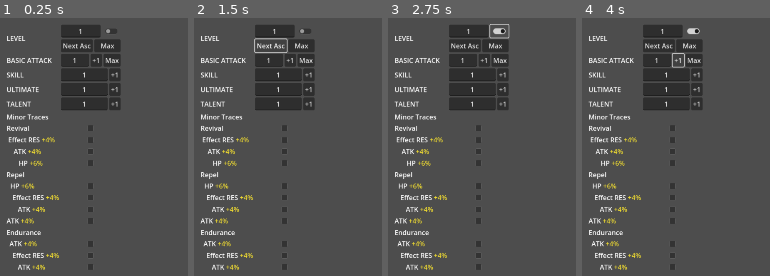
Above: before the commit, frames 1-4 (left to right).
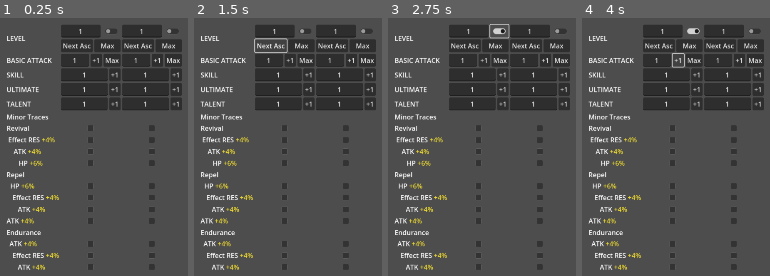
Above: after the commit, the same moments.

Repository: Rydahhhhhh/HoyoPlanner
Game: Godot game, scene res://Scenes/Character Planner Menu/character_planner_menu.tscn
Same seed, same stepped clock (60 frames per second), same inputs: the game is played once before the commit and once after it.
Inputs (mouse positions are in pixels of both pictures, inside the frame that each line leads up to):
- Up to frame 1 (0.25 s): no input
- Up to frame 2 (1.5 s): click "Next Asc" at 0.5 s; click "Next Asc" at 1.25 s
- Up to frame 3 (2.75 s): click (498, 30) at 2.02 s
- Up to frame 4 (4 s): click "Max" at 2.75 s; click "+1" at 3.5 s

The runs differ from the first frame. In frame 1, 8.7% of the frame differs, in the area x 64-97%, y 2-98%; in frame 2, 8.7%; in frame 3, 8.7%; in frame 4, 8.7%.

Commit message:
Validated int inputs

Diff:
--- a/Scenes/Character Planner Menu/Input Column.tscn
+++ b/Scenes/Character Planner Menu/Input Column.tscn
@@ -1,7 +1,6 @@
-[gd_scene load_steps=3 format=3 uid="uid://by4fblho7gyhf"]
+[gd_scene load_steps=2 format=3 uid="uid://by4fblho7gyhf"]
 
 [ext_resource type="Script" path="res://Scenes/Character Planner Menu/input_column.gd" id="1_qrb1m"]
-[ext_resource type="Script" path="res://Scenes/Character Planner Menu/level_select_input.gd" id="2_ye2nh"]
 
 [node name="Input Column" type="VBoxContainer"]
 script = ExtResource("1_qrb1m")
@@ -16,12 +15,17 @@
 [node name="LevelSelectRow1" type="HBoxContainer" parent="LevelSelect Container lv"]
 layout_mode = 2
 
-[node name="LevelSelectInput" type="LineEdit" parent="LevelSelect Container lv/LevelSelectRow1"]
-layout_mode = 2
-size_flags_horizontal = 3
-text = "1"
-alignment = 1
-script = ExtResource("2_ye2nh")
+[node name="Input Character Lv" type="LineEdit" parent="LevelSelect Container lv/LevelSelectRow1"]
+unique_name_in_owner = true
+layout_direction = 2
+layout_mode = 2
+size_flags_horizontal = 3
+text = "1"
+alignment = 1
+expand_to_text_length = true
+context_menu_enabled = false
+virtual_keyboard_type = 2
+select_all_on_focus = true
 
 [node name="LevelSelectAscCheckBtn" type="CheckButton" parent="LevelSelect Container lv/LevelSelectRow1"]
 layout_mode = 2
@@ -48,11 +52,13 @@
 [node name="VBoxContainer" type="HBoxContainer" parent="LevelSelect Container batk"]
 layout_mode = 2
 
-[node name="LineEdit" type="LineEdit" parent="LevelSelect Container batk/VBoxContainer"]
-layout_mode = 2
-size_flags_horizontal = 3
-text = "1"
-alignment = 1
+[node name="Input BAtk Lv" type="LineEdit" parent="LevelSelect Container batk/VBoxContainer"]
+unique_name_in_owner = true
+layout_mode = 2
+size_flags_horizontal = 3
+text = "1"
+alignment = 1
+max_length = 1
 
 [node name="CheckButton" type="Button" parent="LevelSelect Container batk/VBoxContainer"]
 layout_mode = 2
@@ -72,11 +78,13 @@
 [node name="VBoxContainer" type="HBoxContainer" parent="LevelSelect Container skill"]
 layout_mode = 2
 
-[node name="LineEdit" type="LineEdit" parent="LevelSelect Container skill/VBoxContainer"]
-layout_mode = 2
-size_flags_horizontal = 3
-text = "1"
-alignment = 1
+[node name="Input Skill Lv" type="LineEdit" parent="LevelSelect Container skill/VBoxContainer"]
+unique_name_in_owner = true
+layout_mode = 2
+size_flags_horizontal = 3
+text = "1"
+alignment = 1
+max_length = 2
 
 [node name="CheckButton" type="Button" parent="LevelSelect Container skill/VBoxContainer"]
 layout_mode = 2
@@ -91,11 +99,13 @@
 [node name="VBoxContainer" type="HBoxContainer" parent="LevelSelect Container ultimate"]
 layout_mode = 2
 
-[node name="LineEdit" type="LineEdit" parent="LevelSelect Container ultimate/VBoxContainer"]
-layout_mode = 2
-size_flags_horizontal = 3
-text = "1"
-alignment = 1
+[node name="Input Ultimate Lv" type="LineEdit" parent="LevelSelect Container ultimate/VBoxContainer"]
+unique_name_in_owner = true
+layout_mode = 2
+size_flags_horizontal = 3
+text = "1"
+alignment = 1
+max_length = 2
 
 [node name="CheckButton" type="Button" parent="LevelSelect Container ultimate/VBoxContainer"]
 layout_mode = 2
@@ -110,11 +120,13 @@
 [node name="VBoxContainer" type="HBoxContainer" parent="LevelSelect Container talent"]
 layout_mode = 2
 
-[node name="LineEdit" type="LineEdit" parent="LevelSelect Container talent/VBoxContainer"]
-layout_mode = 2
-size_flags_horizontal = 3
-text = "1"
-alignment = 1
+[node name="Input Talent Lv" type="LineEdit" parent="LevelSelect Container talent/VBoxContainer"]
+unique_name_in_owner = true
+layout_mode = 2
+size_flags_horizontal = 3
+text = "1"
+alignment = 1
+max_length = 2
 
 [node name="CheckButton" type="Button" parent="LevelSelect Container talent/VBoxContainer"]
 layout_mode = 2
--- a/Scenes/Character Planner Menu/character_planner_menu.tscn
+++ b/Scenes/Character Planner Menu/character_planner_menu.tscn
@@ -1,6 +1,8 @@
-[gd_scene load_steps=5 format=3 uid="uid://cw8toj2wvpp2p"]
+[gd_scene load_steps=7 format=3 uid="uid://cw8toj2wvpp2p"]
 
 [ext_resource type="Script" path="res://Scenes/Character Planner Menu/character_planner_menu.gd" id="1_ckroi"]
+[ext_resource type="PackedScene" uid="uid://by4fblho7gyhf" path="res://Scenes/Character Planner Menu/Input Column.tscn" id="2_a14fo"]
+[ext_resource type="Script" path="res://Scenes/Character Planner Menu/input_column.gd" id="3_1sygw"]
 
 [sub_resource type="SystemFont" id="SystemFont_xckqa"]
 font_names = PackedStringArray("Segoe UI")
@@ -255,3 +257,8 @@
 fit_content = true
 scroll_active = false
 autowrap_mode = 0
+
+[node name="Input Column" type="VBoxContainer" parent="." instance=ExtResource("2_a14fo")]
+layout_mode = 2
+script = ExtResource("3_1sygw")
+metadata/_edit_lock_ = true
--- a/Scenes/Character Planner Menu/input_column.gd
+++ b/Scenes/Character Planner Menu/input_column.gd
@@ -1,9 +1,18 @@
 @tool
 extends VBoxContainer
 
+@onready var line_edit_nodes = [
+	%"Input Character Lv",
+	%"Input BAtk Lv",
+	%"Input Skill Lv",
+	%"Input Ultimate Lv",
+	%"Input Talent Lv"
+]
+
 # Called when the node enters the scene tree for the first time.
 func _ready() -> void:
-	pass # Replace with function body.
+	for line_edit_nodes in line_edit_nodes:
+		line_edit_nodes.text_changed.connect(text_input_changed.bind(line_edit_nodes))
 
 # Called every frame. 'delta' is the elapsed time since the previous frame.
 func _process(delta: float) -> void:
@@ -11,3 +20,12 @@
 
 func update_data(data: Dictionary):
 	return
+
+func text_input_changed(new_text: String, line_edit_node: LineEdit):
+	validate_int_input(new_text, line_edit_node)
+
+func validate_int_input(new_text: String, line_edit_node: LineEdit) -> void:
+	var results = RegEx.create_from_string(r"\D+").search_all(new_text)
+	results.reverse()
+	for result in results:
+		line_edit_node.delete_text(result.get_start(), result.get_end())
--- a/Scenes/Character Planner Menu/level_select_input.gd
+++ b/Scenes/Character Planner Menu/level_select_input.gd
@@ -9,3 +9,6 @@
 # Called every frame. 'delta' is the elapsed time since the previous frame.
 func _process(delta: float) -> void:
 	pass
+
+func _unhandled_key_input(event: InputEvent) -> void:
+	print(event)
